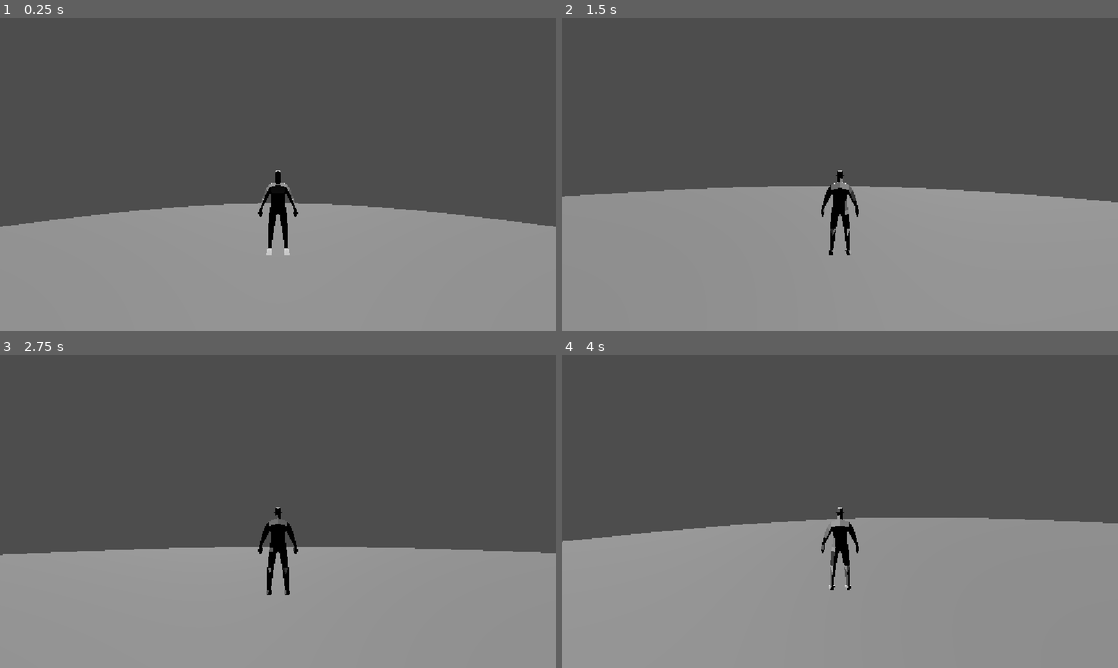
Above: before the commit, frames 1-4 (two rows, left to right).
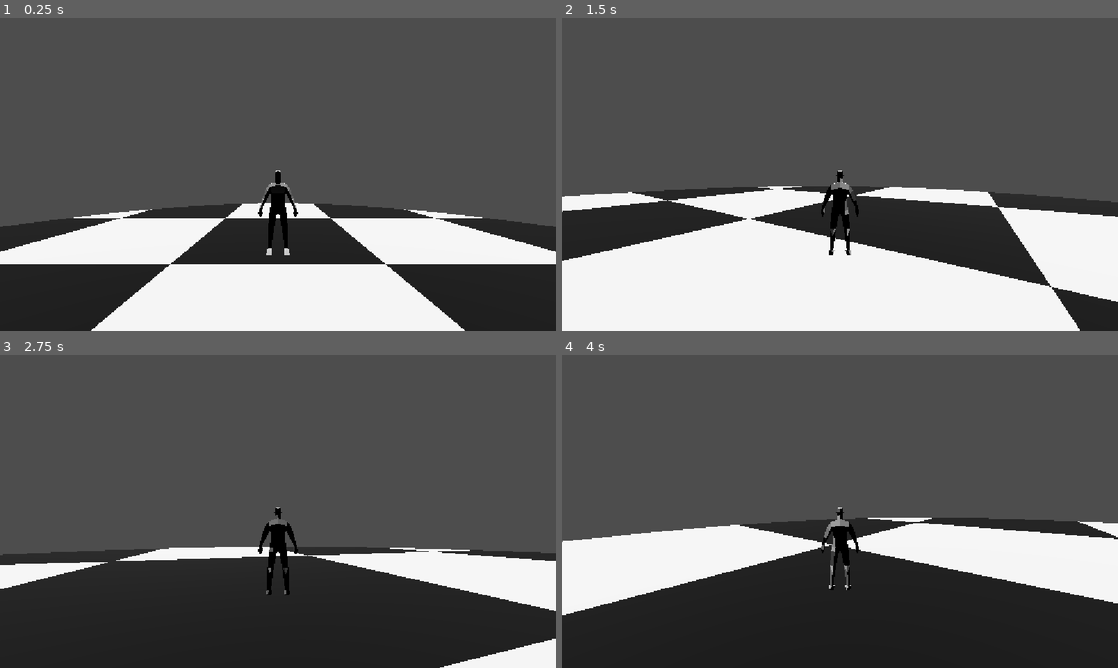
Above: after the commit, the same moments.

Repository: XMNNguyen/Soulslike_Roguelike
Game: Godot game, scene res://Scenes/main.tscn
The game is run twice, just before and just after one commit, with the same random seed, the same clock (stepped at 60 frames per second) and the same inputs.
Inputs (mouse positions are in pixels of both pictures, inside the frame that each line leads up to):
- Up to frame 1 (0.25 s): no input
- Up to frame 2 (1.5 s): move the mouse to (867, 174) at 0.52 s; hold W (forward) from 0.53 s (still down); tap Space (dodge) at 0.6, 1.35 s; move the mouse to (812, 174) at 1.27 s
- Up to frame 3 (2.75 s): keep holding W (forward); move the mouse to (289, 505) at 2.02 s; tap Space (dodge) at 2.1 s
- Up to frame 4 (4 s): keep holding W (forward); move the mouse to (834, 517) at 2.77 s; tap Space (dodge) at 2.85, 3.6 s; move the mouse to (878, 514) at 3.52 s

The runs differ from the first frame. In frame 1, 38% of the frame differs, in the area x 0-100%, y 59-100%; in frame 2, 44%; in frame 3, 38%; in frame 4, 45%, in the area x 0-100%, y 52-100%.

Commit message:
added checker pattern debug shader

Diff:
--- a/soulslike-roguelike/Scenes/Levels/Debug_Level/debug_level.tscn
+++ b/soulslike-roguelike/Scenes/Levels/Debug_Level/debug_level.tscn
@@ -2,11 +2,16 @@
 
 [ext_resource type="Script" uid="uid://mpjhy21ybpfe" path="res://Scripts/Levels/Debug_Level/debug_level.gd" id="1_3ri1k"]
 [ext_resource type="PackedScene" uid="uid://dckhbf66n84ky" path="res://Scenes/Entities/Camera/user_camera.tscn" id="2_h7oiu"]
+[ext_resource type="Shader" uid="uid://rt02l858e8jd" path="res://Shaders/debug.gdshader" id="3_ufrrj"]
 
 [sub_resource type="CylinderMesh" id="CylinderMesh_eed4v"]
 top_radius = 28.066406
 bottom_radius = 28.066406
 height = 0.65771484
+
+[sub_resource type="ShaderMaterial" id="ShaderMaterial_h7oiu"]
+render_priority = 0
+shader = ExtResource("3_ufrrj")
 
 [sub_resource type="CylinderShape3D" id="CylinderShape3D_eed4v"]
 height = 0.99975586
@@ -20,6 +25,7 @@
 [node name="MeshInstance3D" type="MeshInstance3D" parent="." unique_id=346870273]
 transform = Transform3D(1, 0, 0, 0, 1, 0, 0, 0, 1, 0, -0.325781, 0)
 mesh = SubResource("CylinderMesh_eed4v")
+surface_material_override/0 = SubResource("ShaderMaterial_h7oiu")
 
 [node name="PlayerSpawn" type="Marker3D" parent="." unique_id=540243922]
 transform = Transform3D(1, 0, 0, 0, 1, 0, 0, 0, 1, 0, 2.9800959, 0)
--- /dev/null
+++ b/soulslike-roguelike/Shaders/debug.gdshader
@@ -0,0 +1,24 @@
+shader_type spatial;
+
+/*
+	Debug Shader
+	Displays mesh as a black and white checkerboard
+*/
+
+void vertex() {
+	// Called for every vertex the material is visible on.
+}
+
+void fragment() {
+	vec2 uv_scale = UV * 10.0;
+
+	// determines what tile a pixel lands on
+	float checker = mod(floor(uv_scale.x) + floor(uv_scale.y), 2.0);
+
+	ALBEDO = vec3(checker);
+}
+
+//void light() {
+//	// Called for every pixel for every light affecting the material.
+//	// Uncomment to replace the default light processing function with this one.
+//}
Not shown, added: soulslike-roguelike/Shaders/debug.gdshader.uid
